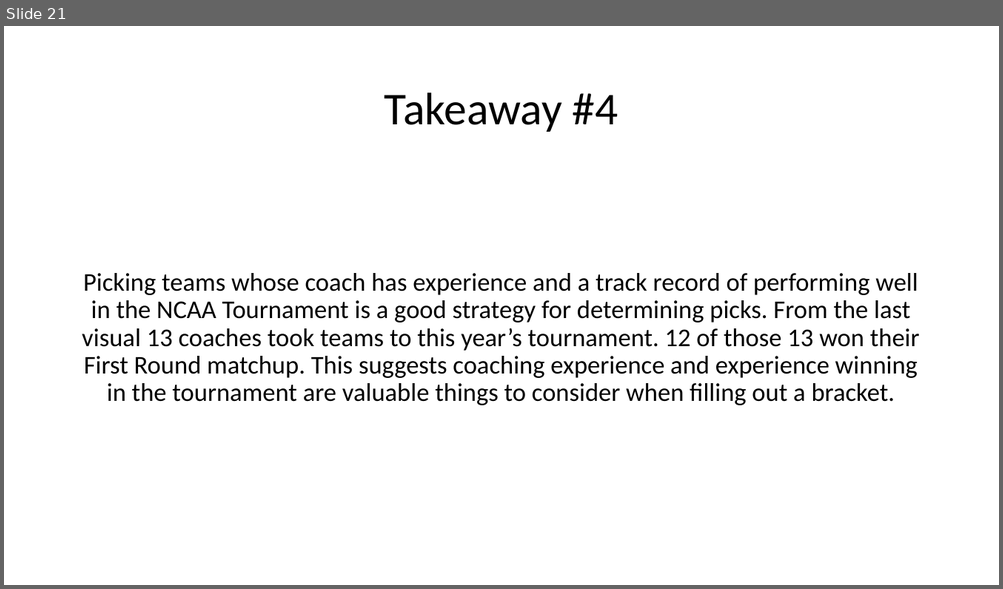
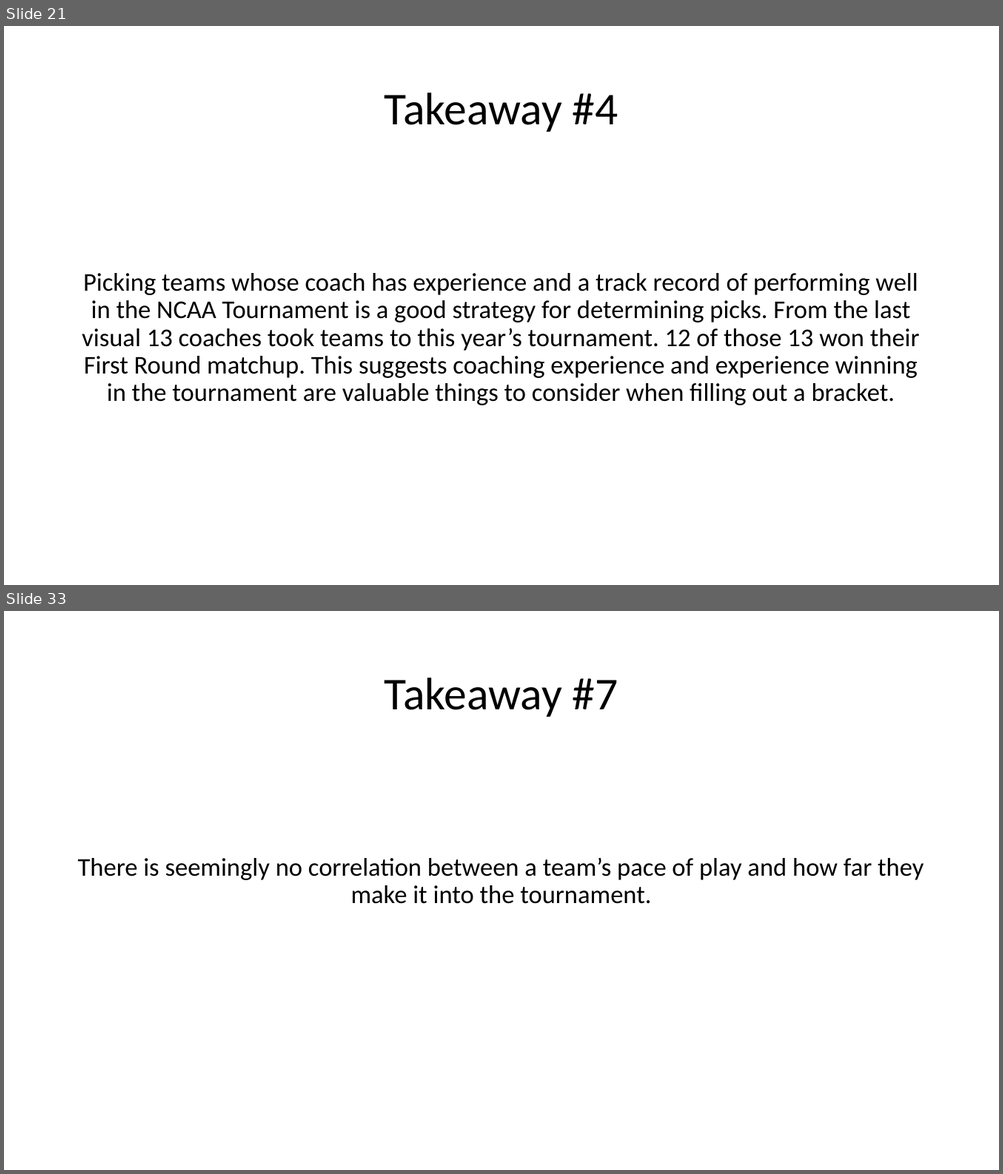
Before and after one commit to glawb45/march_madness_data_viz, a slide deck: MarchMadnessDataViz.pptx. Shown one above the other, each under a label of ours: slide 21 before the commit, slides 21 and 33 after it; the slides between them are not shown. The pictures are 1003x589 and 1003x1174 pixels, drawn with LibreOffice and Linux fonts; fonts in the diff are those of the drawing. Boxes give left, top, right and bottom in pixels: in the first picture for what was removed or moved away, otherwise in the second. Text is boxed around its words. In the diff, an @@ line names an element or a change of style, - is before the commit and + after.

```diff
--- a/MarchMadnessDataViz.pptx
+++ b/MarchMadnessDataViz.pptx
@@ slide 33 added at (4, 611, 999, 1170), background #FFFFFF @@
@@ title added at (384, 678, 618, 717), 44 pt, text #000000 @@
+Takeaway #7
@@ text added at (78, 858, 923, 904), 24.6 pt, text #000000 @@
+There is seemingly no correlation between a team’s pace of play and how far they make it into the tournament.
```
Also in this commit, not shown: 11 other slides added.
